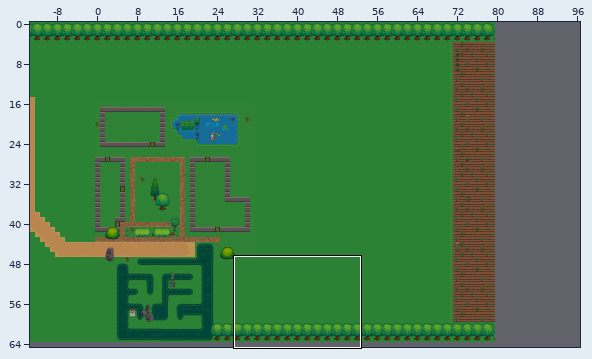
One commit to this Tiled map: tiled_maps/jpc_outdoor.tmx. The first picture is a wide view before the edit; the outline marks the close-up.
Close-up. Before:
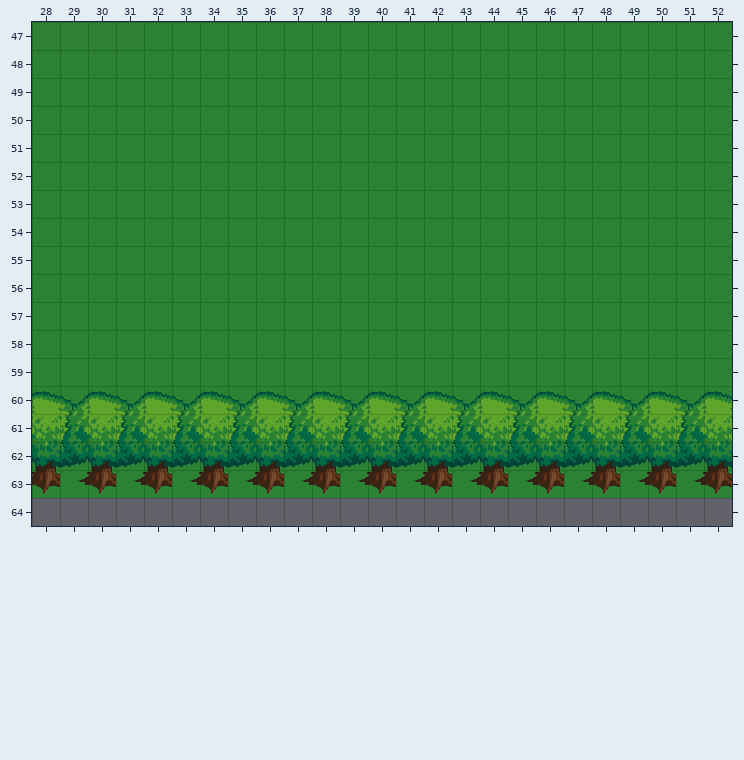
Cells are 32x32 px. Shown: x 28..52, y 47..64. The commit also changed other parts of the map, which this record leaves out.
Once edited:
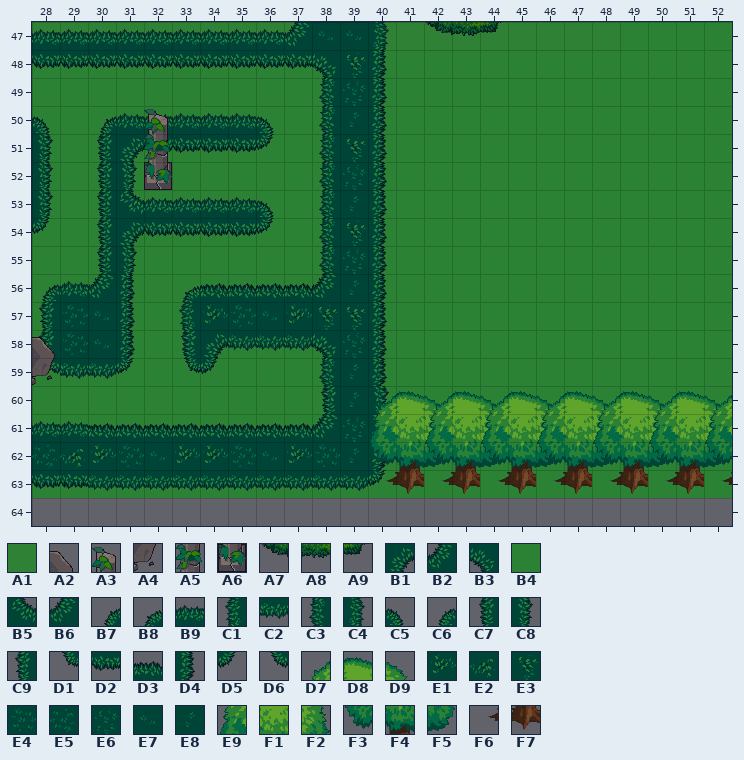
Key: from "terrain_atlas": A1 310, A2 403, A3 404, A4 435, A5 436, A6 468, A7 472, A8 473, A9 474, B1 775, B2 775 turned 180, B3 776, B4 800, B5 807, B6 808, B7 838, B8 838 flipped on the diagonal, B9 839, C1 839 flipped on the diagonal, C2 839 turned 180, C3 839 turned 270, C4 839 turned 90, C5 840, C6 840 flipped left-right, C7 870, C8 872, C9 872 flipped left-right, D1 902, D2 903, D3 903 turned 180, D4 903 turned 270, D5 904, D6 904 flipped left-right, D7 925, D8 926, D9 927, E1 934, E2 934 turned 180, E3 934 turned 90, E4 935, E5 935 turned 180, E6 935 turned 90, E7 936, E8 936 turned 90, E9 957, F1 958, F2 959, F3 989, F4 990, F5 991, F6 1021, F7 1022.
__ is an empty cell, ## one hidden under a higher layer, .. an unchanged one.
Changes in this commit:
--- layer "background"
@@ x 32..44 @@
-47 B4 B4 B4 B4 B4 B4 B4 B4 B4 .. B4 B4 B4
+47 A1 A1 A1 A1 A1 A1 ## ## A1 .. A1 A1 A1
--- layer "plants"
@@ x 28..44 @@
-47 __ __ __ __ __ __ __ __ __ __ __ __ __ .. __ __ __
-48 __ __ __ __ __ __ __ __ __ __ __ __ __ .. .. .. ..
-49 .. .. .. .. .. .. .. .. .. .. __ __ __ .. .. .. ..
-50 __ .. __ __ __ __ __ __ __ .. __ __ __ .. .. .. ..
-51 __ .. __ __ __ __ __ __ __ .. __ __ __ .. .. .. ..
-52 __ .. __ __ .. .. .. .. .. .. __ __ __ .. .. .. ..
-53 __ .. __ __ __ __ __ __ __ .. __ __ __ .. .. .. ..
-54 __ .. __ __ __ __ __ __ __ .. __ __ __ .. .. .. ..
-55 .. .. __ __ .. .. .. .. .. .. __ __ __ .. .. .. ..
-56 __ __ __ __ .. __ __ __ __ __ __ __ __ .. .. .. ..
-57 __ __ __ __ .. __ __ __ __ __ __ __ __ .. .. .. ..
-58 __ __ __ __ .. __ __ __ __ __ __ __ __ .. .. .. ..
-59 __ __ __ __ .. __ __ .. .. .. __ __ __ .. .. .. ..
-60 .. .. .. .. .. .. .. .. .. .. __ __ __ .. .. .. ..
-61 __ __ __ __ __ __ __ __ __ __ __ __ __ .. .. .. ..
-62 __ __ __ __ __ __ __ __ __ __ __ __ __ .. .. .. ..
-63 __ __ __ __ __ __ __ __ __ __ __ __ __ .. .. .. ..
+47 B9 B9 B9 B9 B9 B9 B9 B9 B9 B6 E7 E7 C4 .. A7 A8 A9
+48 D2 D2 D2 D2 D2 D2 D2 D2 D2 D2 B3 E3 D4 .. .. .. ..
+49 .. .. .. .. .. .. .. .. .. .. C3 E6 D4 .. .. .. ..
+50 C5 .. B7 B9 B9 B9 B9 B9 C5 .. C3 E8 D4 .. .. .. ..
+51 C8 .. C7 B1 D2 D2 D2 D2 D5 .. C3 E3 D4 .. .. .. ..
+52 C8 .. C7 C8 .. .. .. .. .. .. C3 E6 D4 .. .. .. ..
+53 C8 .. C7 B5 B9 B9 B9 B9 C5 .. C3 E8 D4 .. .. .. ..
+54 D5 .. C7 B1 D2 D2 D2 D2 D5 .. C3 E3 D4 .. .. .. ..
+55 .. .. C7 C8 .. .. .. .. .. .. C3 E6 D4 .. .. .. ..
+56 C6 B9 B6 D4 .. B8 D3 D3 D3 D3 B2 E8 D4 .. .. .. ..
+57 C9 E4 E7 D4 .. C1 E1 E4 E7 E1 E3 E3 D4 .. .. .. ..
+58 C9 E4 E7 D4 .. C7 B1 C2 C2 C2 B3 E6 D4 .. .. .. ..
+59 D6 C2 C2 D5 .. D1 D5 .. .. .. C3 E8 D4 .. .. .. ..
+60 .. .. .. .. .. .. .. .. .. .. C7 E8 C8 .. .. .. ..
+61 B9 B9 D3 D3 D3 D3 D3 D3 D3 D3 B6 E6 D4 .. .. .. ..
+62 E5 E2 E1 E4 E7 E1 E1 E4 E7 E1 E4 E8 D4 .. .. .. ..
+63 D2 D2 C2 C2 C2 C2 C2 C2 C2 C2 C2 C2 D5 .. .. .. ..
--- layer "deko_object_bg"
@@ x 32..32 @@
-50 __
-51 __
-52 __
+50 A3
+51 A5
+52 A6
@@ x 28..28 @@
-58 __
-59 __
+58 A2
+59 A4
--- layer "border"
@@ x 28..52 @@
-60 D8 D9 D8 D9 D8 D9 D8 D9 D8 D9 D8 D9 D8 D9 D8 D9 D8 D9 D8 D9 D8 D9 D8 D9 D8
-61 F1 F2 F1 F2 F1 F2 F1 F2 F1 F2 F1 F2 F1 F2 F1 F2 F1 F2 F1 F2 F1 F2 F1 F2 F1
-62 F4 F5 F4 F5 F4 F5 F4 F5 F4 F5 F4 F5 F4 F5 F4 F5 F4 F5 F4 F5 F4 F5 F4 F5 F4
-63 F7 F6 F7 F6 F7 F6 F7 F6 F7 F6 F7 F6 F7 F6 F7 F6 F7 F6 F7 F6 F7 F6 F7 F6 F7
+60 __ __ __ __ __ __ __ __ __ __ __ __ D7 D8 D9 D8 D9 D8 D9 D8 D9 D8 D9 D8 D9
+61 __ __ __ __ __ __ __ __ __ __ __ __ E9 F1 F2 F1 F2 F1 F2 F1 F2 F1 F2 F1 F2
+62 __ __ __ __ __ __ __ __ __ __ __ __ F3 F4 F5 F4 F5 F4 F5 F4 F5 F4 F5 F4 F5
+63 __ __ __ __ __ __ __ __ __ __ __ __ F6 F7 F6 F7 F6 F7 F6 F7 F6 F7 F6 F7 F6
--- layer "border_fg"
@@ x 29..52 @@
-60 D7 .. D7 .. D7 .. D7 .. D7 .. D7 .. D7 __ D7 __ D7 __ D7 __ D7 __ D7 __
-61 E9 .. E9 .. E9 .. E9 .. E9 .. E9 .. E9 __ E9 __ E9 __ E9 __ E9 __ E9 __
-62 F3 .. F3 .. F3 .. F3 .. F3 .. F3 .. F3 __ F3 __ F3 __ F3 __ F3 __ F3 __
+60 __ .. __ .. __ .. __ .. __ .. __ .. __ D7 __ D7 __ D7 __ D7 __ D7 __ D7
+61 __ .. __ .. __ .. __ .. __ .. __ .. __ E9 __ E9 __ E9 __ E9 __ E9 __ E9
+62 __ .. __ .. __ .. __ .. __ .. __ .. __ F3 __ F3 __ F3 __ F3 __ F3 __ F3
Boxes around the changes in both close-ups, in picture pixels (x1, y1, x2, y2):
changed: (32, 22, 732, 494)
